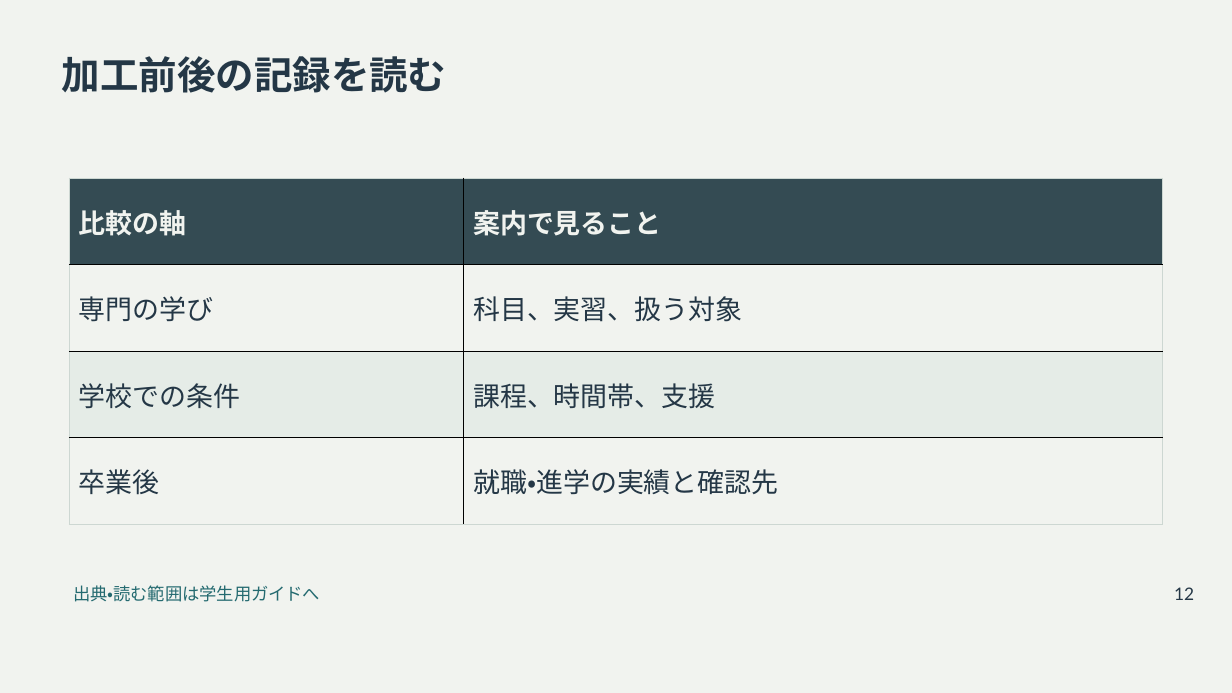
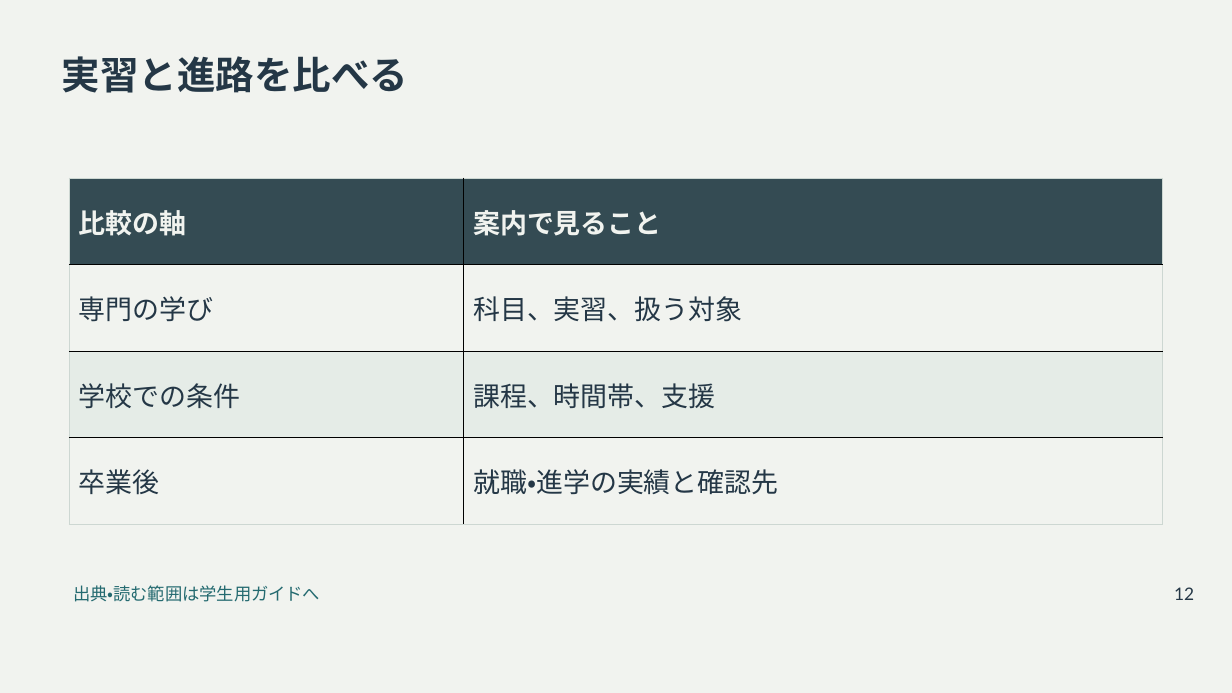
Before and after one commit to zooc-14calbp/industrial-education-ii, a slide deck: slide 12 of reorganized/20261105/main/03/slides.pptx. Drawn at 1232x693 pixels with LibreOffice and Linux fonts; fonts in the diff are those of the drawing. Boxes give left, top, right and bottom in pixels: in the first picture for what was removed or moved away, otherwise in the second. Text is boxed around its words. In the diff, an @@ line names an element or a change of style, - is before the commit and + after.

Commit message:
Correct lesson 3 comparison slide across media

```diff
--- a/reorganized/20261105/main/03/slides.pptx
+++ b/reorganized/20261105/main/03/slides.pptx
@@ title at (62,56,408,93): text changed @@
-加工前後の記録を読む
+実習と進路を比べる
```
Also in this commit, not shown: 4 other files.
